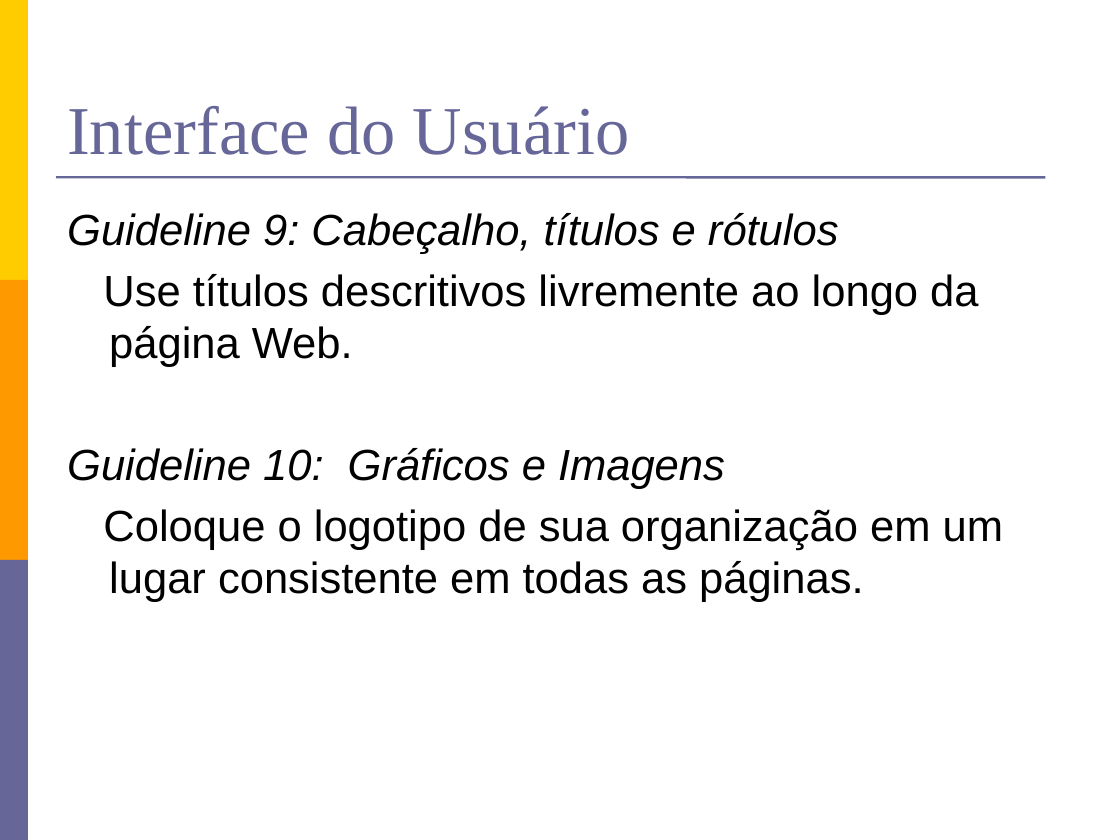
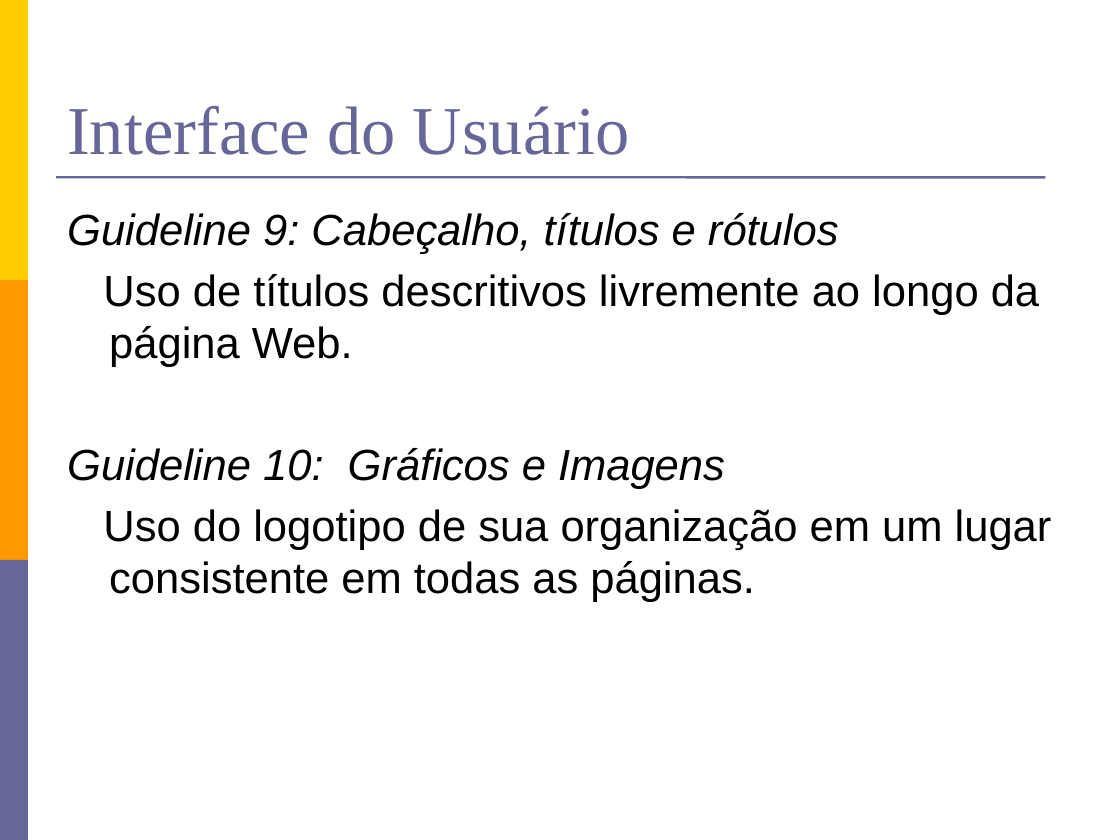
Before and after one commit to lfernandobra/pi5g1s14, a slide deck: slide 24 of documentacao/G5_Apresentacao2sem2014 final.pptx. Drawn at 1120x840 pixels with LibreOffice and Linux fonts; fonts in the diff are those of the drawing. Boxes give left, top, right and bottom in pixels: in the first picture for what was removed or moved away, otherwise in the second. Text is boxed around its words. In the diff, an @@ line names an element or a change of style, - is before the commit and + after.

```diff
--- a/documentacao/G5_Apresentacao2sem2014 final.pptx
+++ b/documentacao/G5_Apresentacao2sem2014 final.pptx
@@ text at (x1=103, y1=274, x2=1039, y2=367): text changed @@
-Use títulos descritivos livremente ao longo da página Web.
+Uso de títulos descritivos livremente ao longo da página Web.
@@ text at (x1=103, y1=509, x2=1052, y2=602): text changed @@
-Coloque o logotipo de sua organização em um lugar consistente em todas as páginas.
+Uso do logotipo de sua organização em um lugar consistente em todas as páginas.
```
Also in this commit, not shown: 23 other slides changed, 3 slides added, 2 slides removed.
